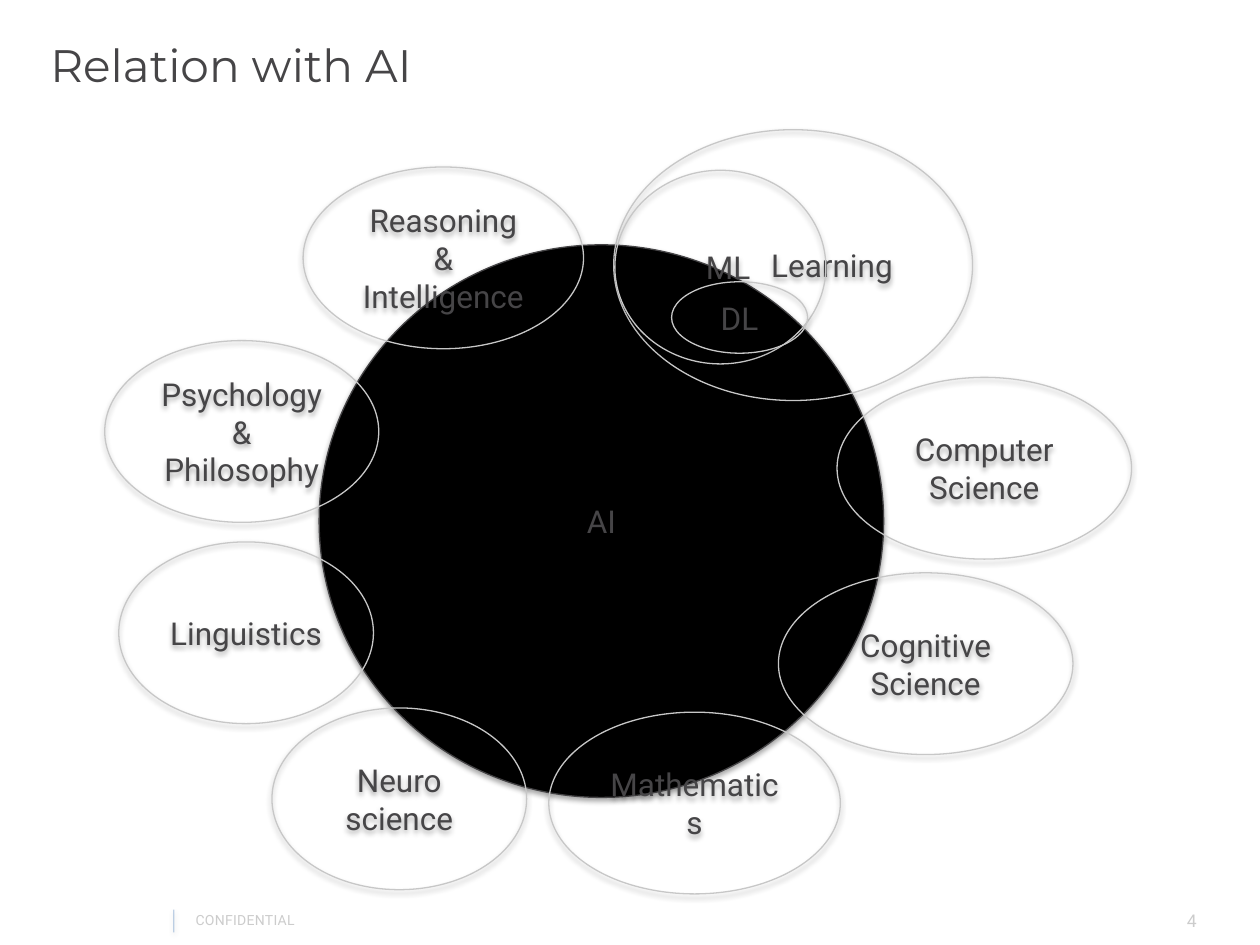
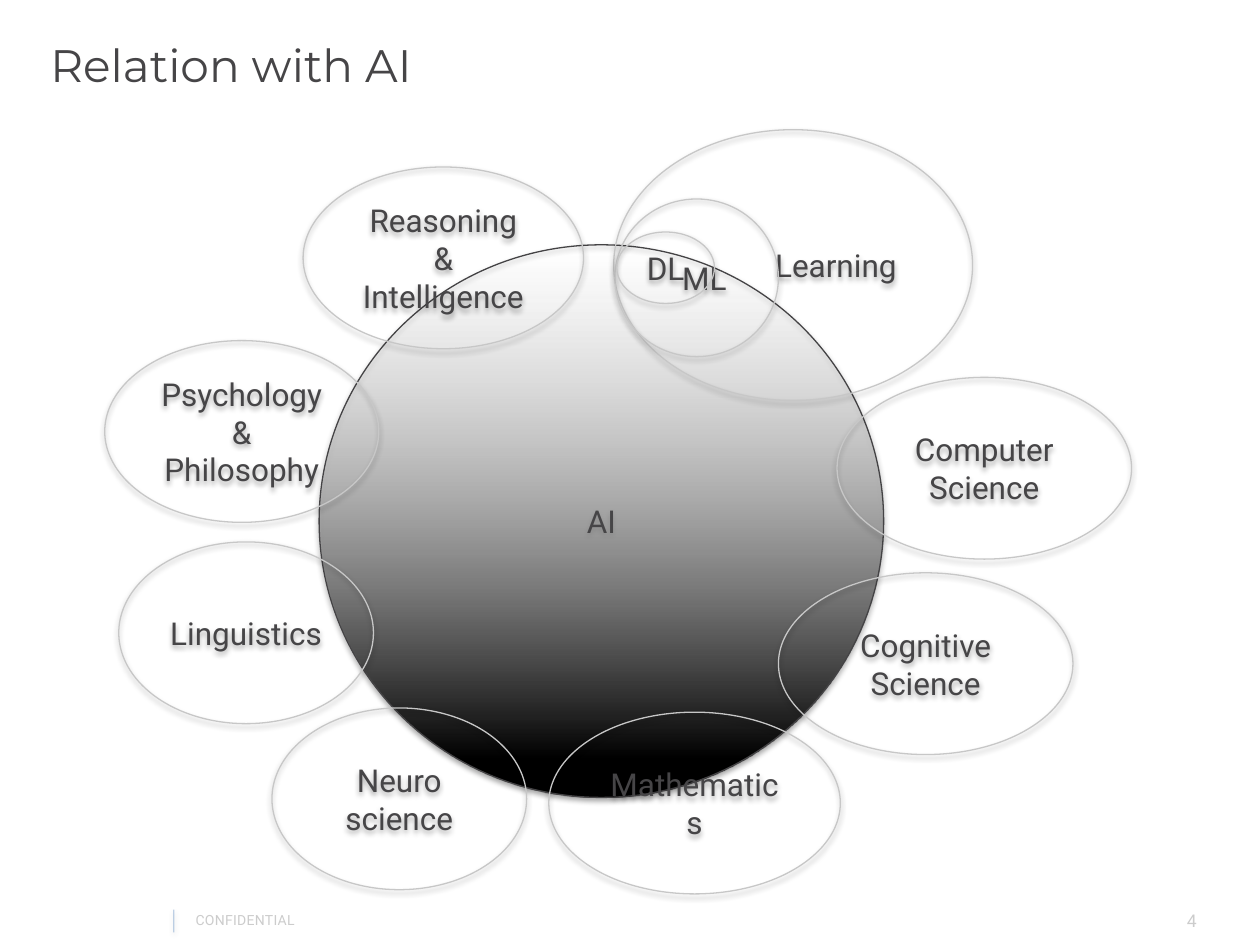
Before and after one commit to gautam0707/TechTalk1_Epam, a slide deck: slide 4 of TechTalk1.pptx. Drawn at 1260x945 pixels with LibreOffice and Linux fonts; fonts in the diff are those of the drawing; background and template pictures are left out. Boxes give left, top, right and bottom in pixels: in the first picture for what was removed or moved away, otherwise in the second. Text is boxed around its words. In the diff, an @@ line names an element or a change of style, - is before the commit and + after.

```diff
--- a/TechTalk1.pptx
+++ b/TechTalk1.pptx
@@ ellipse "ML": place and size @@
-ellipse "ML" at [615,170,825,364]
+ellipse "ML" at [615,199,779,357]
@@ ellipse "DL": place and size @@
-ellipse "DL" at [672,282,808,354]
+ellipse "DL" at [617,232,716,304]
@@ ellipse "AI" at [319,244,883,798]: fill #000000 to gradient #000000 to #FFFFFF @@
```
Also in this commit, not shown: 6 other slides changed, 1 slide added, 1 slide removed.
